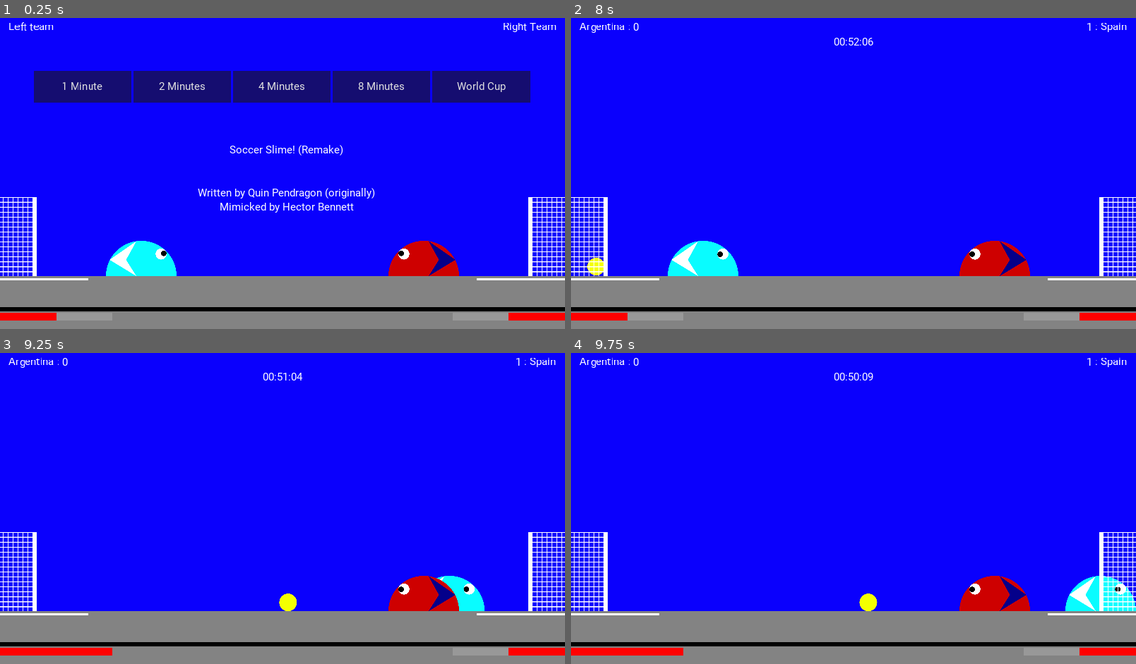
Above: before the commit, frames 1-4 (two rows, left to right).
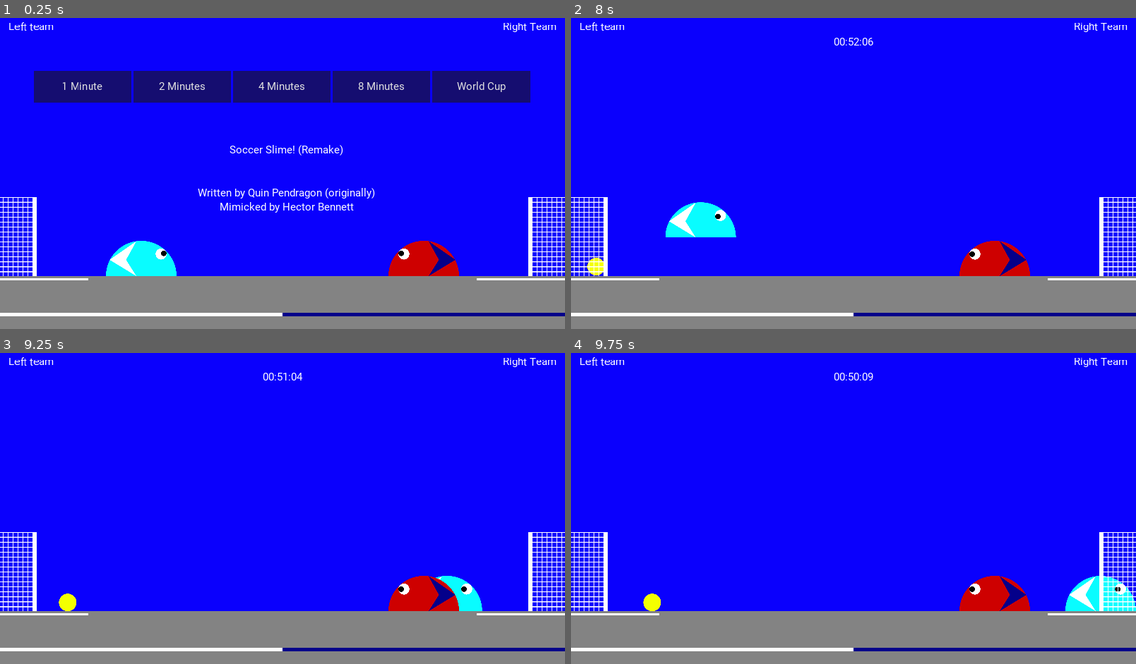
Above: after the commit, the same moments.

Repository: hectorbennett/slime-soccer
Game: Godot game, scene res://src/Main/Game.tscn
Same seed, same stepped clock (60 frames per second), same inputs: the game is played once before the commit and once after it.
Inputs:
- Up to frame 1 (0.25 s): no input
- Up to frame 2 (8 s): click "1 Minute" at 0.5 s; tap Enter at 1.25 s; hold D (ui_right) 1.28-2.78 s; tap W (ui_up) at 1.52, 2.27, 3.77, 4.52, 5.27, 6.77, 7.52 s; hold A (ui_left) 2.78-3.53 s; hold D (ui_right) 3.53-5.03 s; hold A (ui_left) 5.03-5.78 s; hold D (ui_right) 5.78-6.53 s; hold A (ui_left) from 6.53 s (still down)
- Up to frame 3 (9.25 s): release A (ui_left) at 8.03 s; hold D (ui_right) from 8.03 s (still down); tap W (ui_up) at 8.27 s
- Up to frame 4 (9.75 s): keep holding D (ui_right)

The runs differ from the first frame. In frame 1, 2.8% of the frame differs, in the area x 0-100%, y 92-98%; in frame 2, 5.2%, in the area x 0-100%, y 1-98%; in frame 3, 3.5%; in frame 4, 3.4%.
Error after the commit: Invalid call. Nonexistent function 'score' in base 'KinematicBody2D (Slime.gd)'. (res://src/Goal/Goal.gd:11)

Commit message:
set slime colour

Diff:
--- a/src/Goal/GoalHangingZone.gd
+++ b/src/Goal/GoalHangingZone.gd
@@ -8,13 +8,14 @@
 
 onready var SLIME = get_node(SlimePath)
 onready var TIMER: Timer = $Timer
-onready var PROGRESS_BAR: ProgressBar = $ProgressBar2
-onready var PB_STYLEBOX = PROGRESS_BAR.get("custom_styles/fg")
+onready var PROGRESS_BAR: ProgressBar = $ProgressBar
+onready var PB_STYLEBOX := StyleBoxFlat.new()
+
+
 
 func _ready() -> void:
-	pass
-	# print(PB_STYLEBOX)
-	# PB_STYLEBOX.bg_color = Color('ffffff')
+	PROGRESS_BAR.add_stylebox_override('fg', PB_STYLEBOX)
+	SLIME.set_team(SLIME.current_team_index)
 
 func _on_Area2D_body_entered(body: Node) -> void:
 	if body == SLIME:
@@ -32,9 +33,5 @@
 		TIMER.stop()
 
 func set_colour(colour: Color) -> void:
-	# print('set colour')
-	# print(colour)
-	print(colour)
 	if PB_STYLEBOX:
-		# PB_STYLEBOX.add_stylebox_override('bg_color', colour)
 		PB_STYLEBOX.bg_color = colour
--- a/src/Goal/GoalHangingZone.tscn
+++ b/src/Goal/GoalHangingZone.tscn
@@ -9,15 +9,10 @@
 extents = Vector2( 80, 80 )
 
 [sub_resource type="StyleBoxFlat" id=3]
-bg_color = Color( 1, 0, 0, 1 )
+bg_color = Color( 0, 0, 0, 1 )
 
 [sub_resource type="StyleBoxFlat" id=4]
-bg_color = Color( 0.0235294, 1, 0, 1 )
-
-[sub_resource type="StyleBoxFlat" id=5]
-bg_color = Color( 1, 0, 0, 1 )
-
-[sub_resource type="StyleBoxFlat" id=6]
+bg_color = Color( 0.6, 0.6, 0.6, 0 )
 
 [node name="GoalHangingZone" type="Area2D"]
 script = ExtResource( 2 )
@@ -43,28 +38,13 @@
 wait_time = 0.01
 
 [node name="ProgressBar" type="ProgressBar" parent="."]
-modulate = Color( 0, 0, 0, 1 )
 margin_left = -80.0
-margin_top = 120.0
+margin_top = 130.0
 margin_right = 432.0
-margin_bottom = 128.0
+margin_bottom = 137.0
 custom_styles/fg = SubResource( 3 )
 custom_styles/bg = SubResource( 4 )
-custom_colors/font_color = Color( 0, 0, 0, 0 )
-value = 50.0
-percent_visible = false
-__meta__ = {
-"_edit_use_anchors_": false
-}
-
-[node name="ProgressBar2" type="ProgressBar" parent="."]
-margin_left = -80.0
-margin_top = 130.0
-margin_right = 124.0
-margin_bottom = 144.0
-custom_styles/fg = SubResource( 5 )
-custom_styles/bg = SubResource( 6 )
-value = 50.0
+value = 100.0
 percent_visible = false
 __meta__ = {
 "_edit_use_anchors_": false
--- a/src/Main/Game.gd
+++ b/src/Main/Game.gd
@@ -75,10 +75,6 @@
 	if (duration - elapsed <= 0):
 		end_game()
 
-func _on_SlimeLeft_change_team():
-	pass
-	# $GoalHangingIndicatorLeft.set_color(SLIME_LEFT.team['decoration'])
-
 func _on_GoalHangingZoneLeft_on_timeout() -> void:
 	print('LEFT GOAL HANGING')
 	pass # Replace with function body.
--- a/src/Main/Game.tscn
+++ b/src/Main/Game.tscn
@@ -26,6 +26,12 @@
 
 [node name="SlimeLeft" parent="." instance=ExtResource( 3 )]
 position = Vector2( 256, 448 )
+UI_LEFT = null
+UI_RIGHT = null
+UI_UP = null
+UI_DOWN = null
+DIRECTION = null
+INITIAL_TEAM_INDEX = null
 GoalHangingZone = NodePath("../GoalHangingZoneLeft")
 
 [node name="SlimeRight" parent="." instance=ExtResource( 3 )]
--- a/src/Slime/Slime.gd
+++ b/src/Slime/Slime.gd
@@ -67,13 +67,11 @@
 		index = 0
 	elif index < 0:
 		index = len(TEAMS) - 1
-	set_sprite_color(body, Color(TEAMS[index]['body']))
-	set_sprite_color(decoration, Color(TEAMS[index]['decoration']))
-	print(TEAMS[index]['decoration'])
-	GOAL_HANGING_ZONE.set_colour(Color(TEAMS[index]['decoration']))
 	current_team_index = index
 	team = TEAMS[index]
-	# get_parent().on_score()
+	set_sprite_color(body, Color(team['body']))
+	set_sprite_color(decoration, Color(team['decoration']))
+	GOAL_HANGING_ZONE.set_colour(Color(team['decoration']))
 	emit_signal('change_team')
 
 func set_sprite_color(texture: Sprite, color: Color):
@@ -88,7 +86,6 @@
 		eye.set_position(Vector2(-36, -8))
 
 func _process(_delta: float):
-	_look_at_ball()
 	if frozen:
 		if Input.is_action_just_pressed(UI_UP):
 			set_team(current_team_index + 1)
@@ -116,9 +113,6 @@
 		motion.y = 0
 	motion = move_and_slide(motion, UP)
 
-func _look_at_ball():
-	pass
-
 func stare_at(node: RigidBody2D):
 	eye.look_at(node.position)
 
@@ -129,6 +123,6 @@
 	if smile:
 		smile.hide()
 
-func score():
+func score_goal():
 	score += 1
 	get_parent().on_score()
Not shown: 1 places in src/Goal/GoalHangingZone.tscn that only renumber resources
